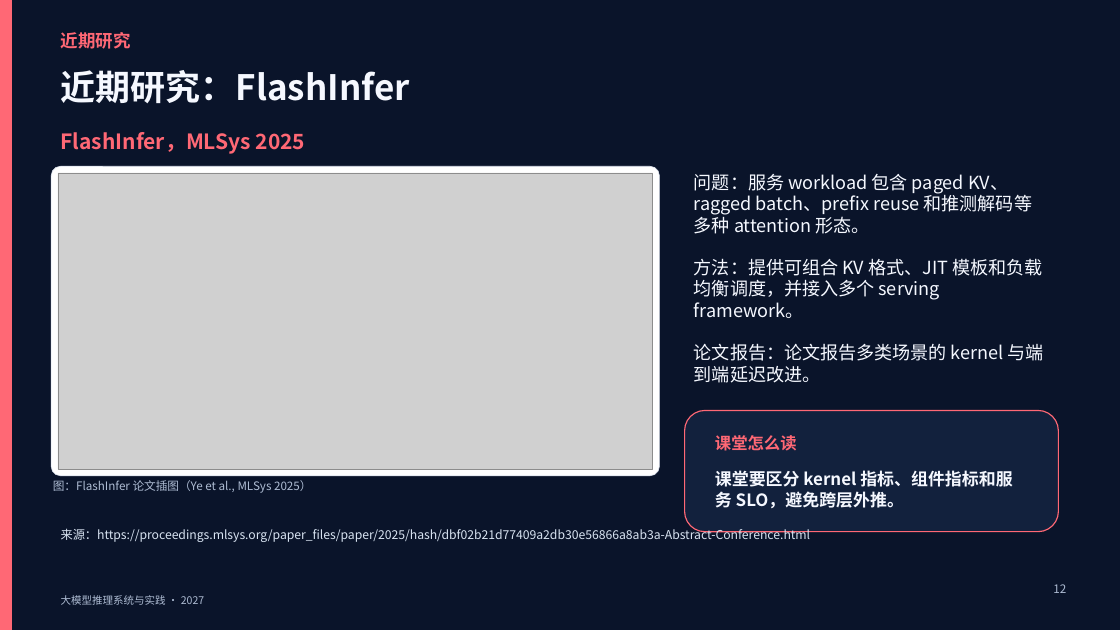
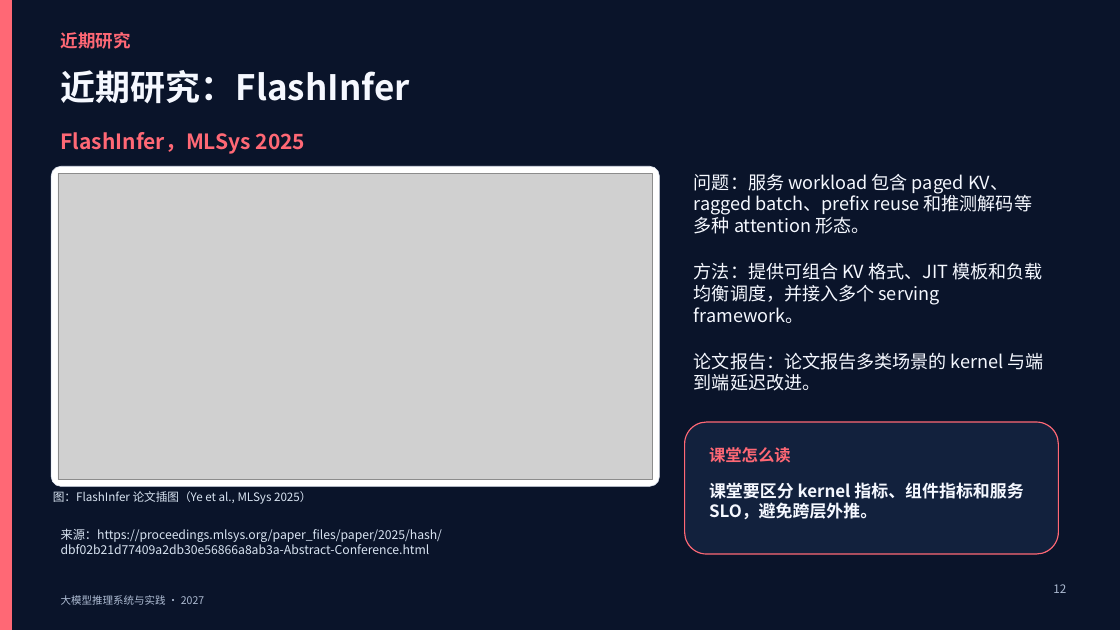
Before and after one commit to vLLM-HUST/intro-to-llm-inference-engines, a slide deck: slide 12 of build/slides/2027/lectures-8-pptx/第06讲_执行优化与异构平台适配.pptx. Drawn at 1120x630 pixels with LibreOffice and Linux fonts; fonts in the diff are those of the drawing; grey boxes stand for pictures. Boxes give left, top, right and bottom in pixels: in the first picture for what was removed or moved away, otherwise in the second. Text is boxed around its words. In the diff, an @@ line names an element or a change of style, - is before the commit and + after.

```diff
--- a/build/slides/2027/lectures-8-pptx/第06讲_执行优化与异构平台适配.pptx
+++ b/build/slides/2027/lectures-8-pptx/第06讲_执行优化与异构平台适配.pptx
@@ rounded rectangle: place and size @@
-rounded rectangle at [51, 166, 660, 476]
+rounded rectangle at [51, 166, 660, 486]
@@ picture: place and size @@
-picture at [58, 173, 653, 469]
+picture at [58, 173, 653, 480]
@@ text "方法：提供可组合 KV 格式、JIT 模板和负载均衡调度，并接入多个 serving ...": place and size @@
-text "方法：提供可组合 KV 格式、JIT 模板和负载均衡调度，并接入多个 serving ..." at [694, 258, 1042, 318]
+text "方法：提供可组合 KV 格式、JIT 模板和负载均衡调度，并接入多个 serving ..." at [694, 262, 1042, 323]
@@ text "论文报告：论文报告多类场景的 kernel 与端到端延迟改进。": place and size @@
-text "论文报告：论文报告多类场景的 kernel 与端到端延迟改进。" at [694, 343, 1044, 383]
+text "论文报告：论文报告多类场景的 kernel 与端到端延迟改进。" at [694, 352, 1044, 391]
@@ rounded rectangle: place and size @@
-rounded rectangle at [685, 411, 1059, 532]
+rounded rectangle at [685, 422, 1059, 554]
@@ text "课堂怎么读": place and size @@
-text "课堂怎么读" at [715, 435, 797, 451]
+text "课堂怎么读" at [709, 447, 791, 463]
@@ text "课堂要区分 kernel 指标、组件指标和服务 SLO，避免跨层外推。" rewrapped from [715, 470, 1012, 508] to [709, 482, 1023, 519] @@
@@ text "图：FlashInfer 论文插图（Ye et al., MLSys ...": place and size @@
-text "图：FlashInfer 论文插图（Ye et al., MLSys ..." at [53, 480, 311, 493]
+text "图：FlashInfer 论文插图（Ye et al., MLSys ..." at [53, 491, 311, 504]
@@ text "图：FlashInfer 论文插图（Ye et al., MLSys ..." at [53, 491, 311, 504]: text colour #AEBCD3 to #D8E3F1 @@
@@ text at [61, 528, 442, 554]: text changed @@
-来源：https://proceedings.mlsys.org/paper_files/paper/2025/hash/dbf02b21d77409a2db30e56866a8ab3a-Abstract-Conference.html
+来源：https://proceedings.mlsys.org/paper_files/paper/2025/hash/
+dbf02b21d77409a2db30e56866a8ab3a-Abstract-Conference.html
```
Also in this commit, not shown: 4 other slides changed, 5 other files.
